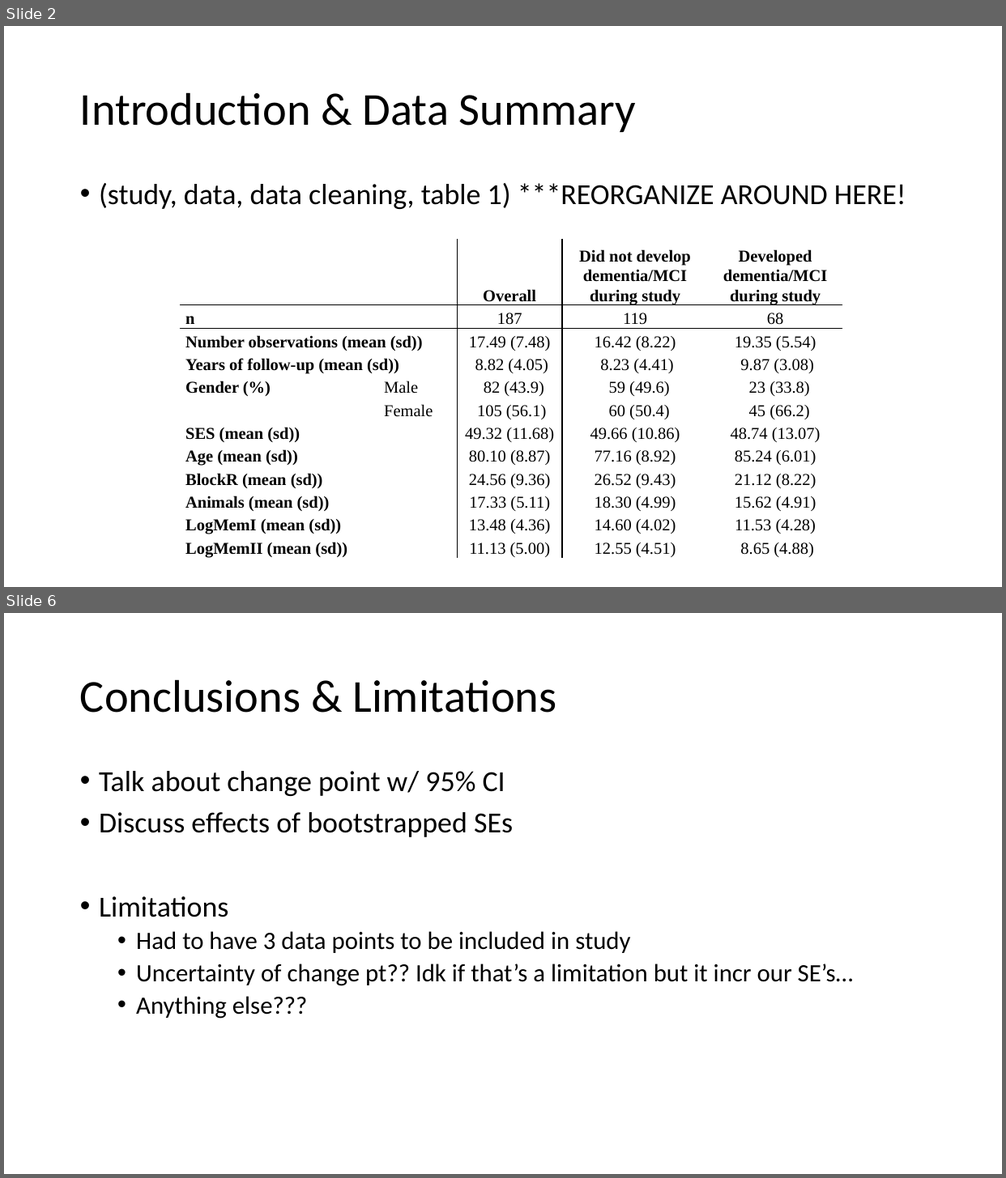
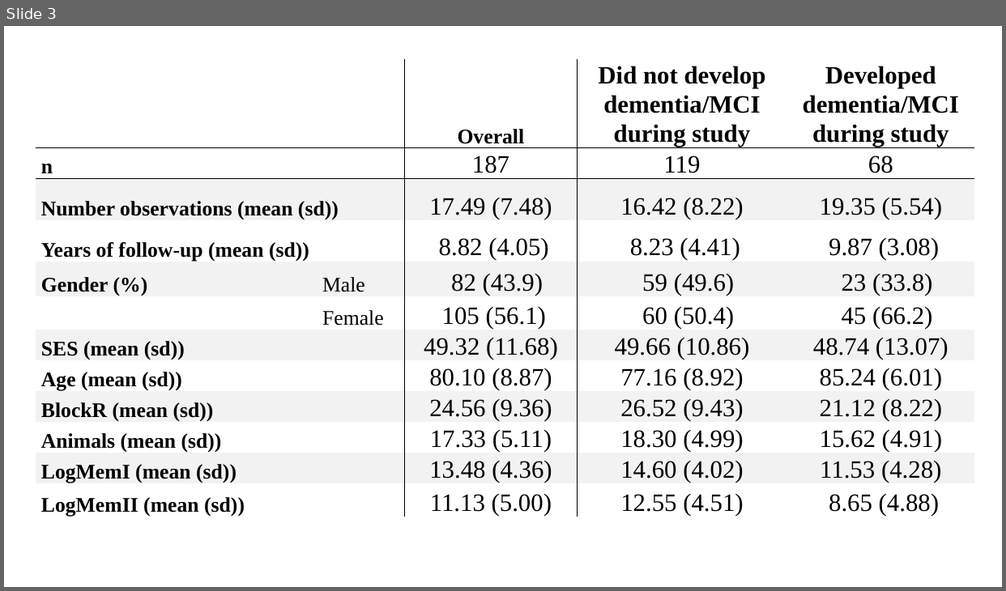
Before and after one commit to johnsra3/bios6623-johnsra3, a slide deck: Project3/Reports/Project 3 Final Presentation.pptx. Shown one above the other, each under a label of ours: slides 2 and 6 before the commit, slide 3 after it; the slides between them are not shown. The pictures are 1006x1178 and 1006x591 pixels, drawn with LibreOffice and Linux fonts; fonts in the diff are those of the drawing. Boxes give left, top, right and bottom in pixels: in the first picture for what was removed or moved away, otherwise in the second. Text is boxed around its words. In the diff, an @@ line names an element or a change of style, - is before the commit and + after.

Commit message:
Added results to presentation, updated tables in report

```diff
--- a/Project3/Reports/Project 3 Final Presentation.pptx
+++ b/Project3/Reports/Project 3 Final Presentation.pptx
@@ slide 6 removed at (x1=4, y1=613, x2=1002, y2=1174), background #FFFFFF @@
@@ title removed at (x1=80, y1=679, x2=556, y2=713) @@
-Conclusions & Limitations
@@ text removed at (x1=99, y1=771, x2=853, y2=1019) @@
-• Talk about change point w/ 95% CI
-• Discuss effects of bootstrapped SEs
-• Limitations
-  • Had to have 3 data points to be included in study
-  • Uncertainty of change pt?? Idk if that’s a limitation but it incr our SE’s…
-  • Anything else???
@@ what was slide 2 is now slide 3 @@
@@ slide 3 changed as well @@
@@ table at (x1=36, y1=60, x2=975, y2=531) @@
+column 2:  |  |  |  |  |  |  |  |  |  |  | 
@@ table resized from (x1=180, y1=238, x2=842, y2=561) to (x1=36, y1=60, x2=975, y2=531) @@
@@ title removed at (x1=80, y1=92, x2=636, y2=132) @@
-Introduction & Data Summary
@@ text removed at (x1=99, y1=183, x2=906, y2=209) @@
-• (study, data, data cleaning, table 1) ***REORGANIZE AROUND HERE!
```
Also in this commit, not shown: 1 other slide changed, 4 slides added, 3 other slides removed, 11 other files.
